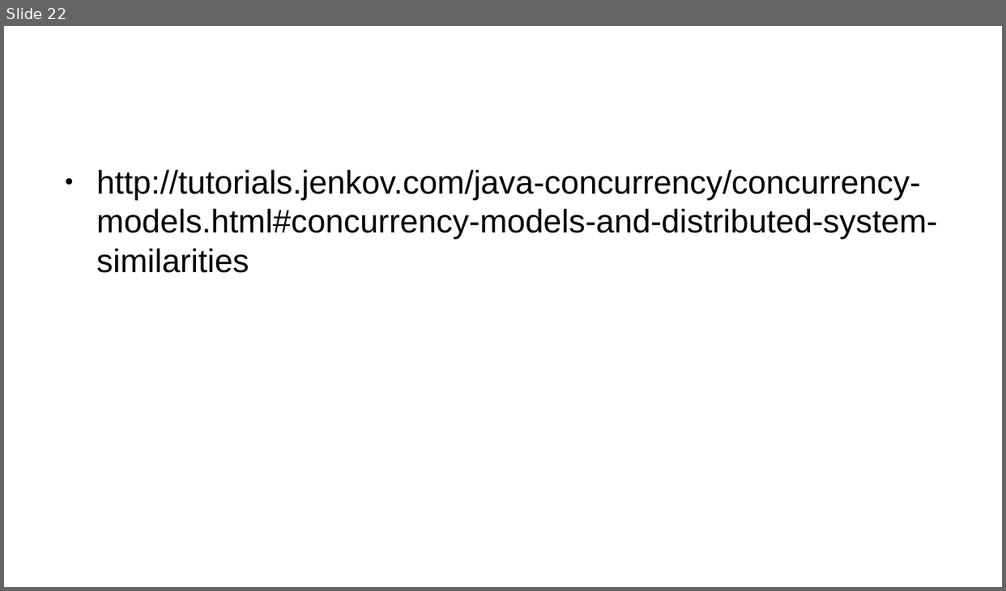
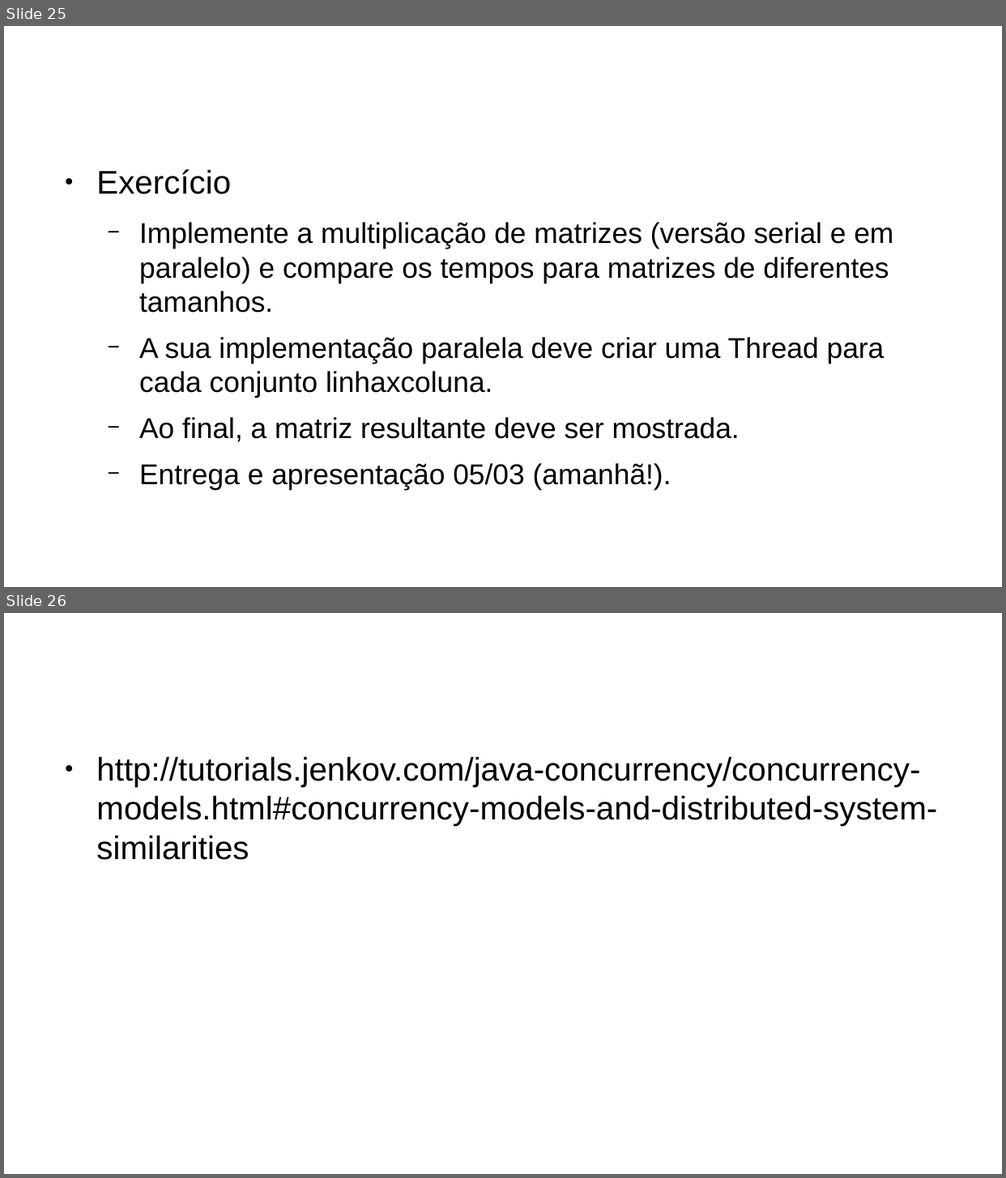
Before and after one commit to jeffersoncarvalho/DSC-2020_1, a slide deck: slides/tutorial/aula02.odp. Shown one above the other, each under a label of ours: slide 22 before the commit, slides 25 and 26 after it. The pictures are 1006x591 and 1006x1178 pixels, drawn with LibreOffice and Linux fonts; fonts in the diff are those of the drawing; background and template pictures are left out. Boxes give left, top, right and bottom in pixels: in the first picture for what was removed or moved away, otherwise in the second. Text is boxed around its words. In the diff, an @@ line names an element or a change of style, - is before the commit and + after.

```diff
--- a/slides/tutorial/aula02.odp
+++ b/slides/tutorial/aula02.odp
@@ slide 25 added at <box>4,26,1002,587</box>, background #FFFFFF @@
@@ title added at <box>53,48,749,140</box>, 35.7 pt, text #FFFFFF @@
+Computação Paralela
@@ text added at <box>96,169,893,489</box>, 22.8 pt, text #000000 @@
+● Exercício
+  − Implemente a multiplicação de matrizes (versão serial e em paralelo) e compare os tempos para matrizes de diferentes tamanhos.
+  − A sua implementação paralela deve criar uma Thread para cada conjunto linhaxcoluna.
+  − Ao final, a matriz resultante deve ser mostrada.
+  − Entrega e apresentação 05/03 (amanhã!).
@@ what was slide 22 is now slide 26 @@
```
Also in this commit, not shown: 5 slides changed, 3 other slides added, 6 other files.
